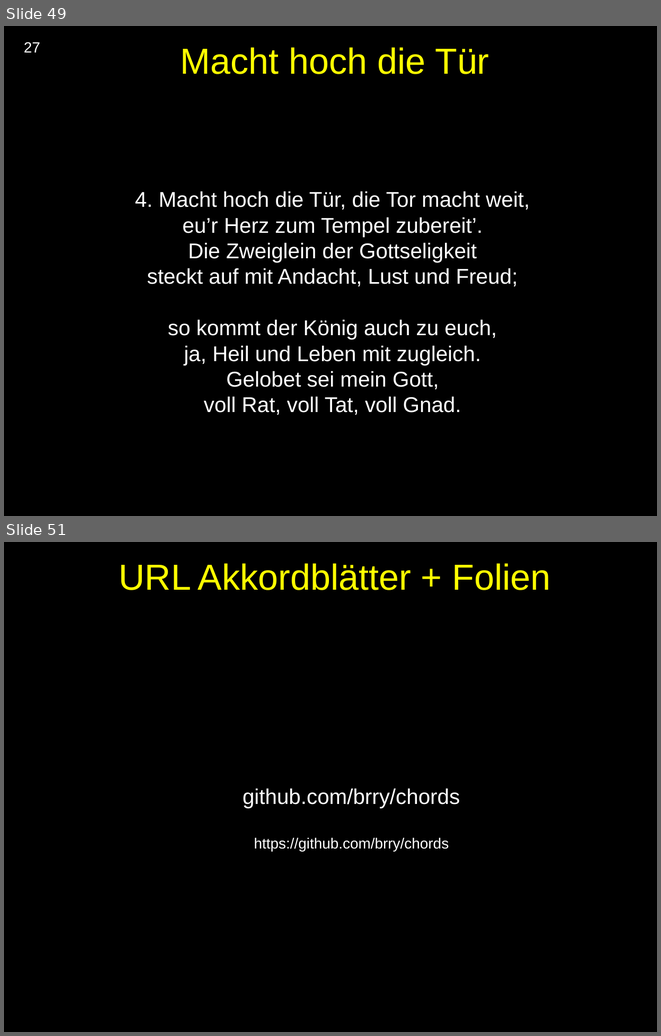
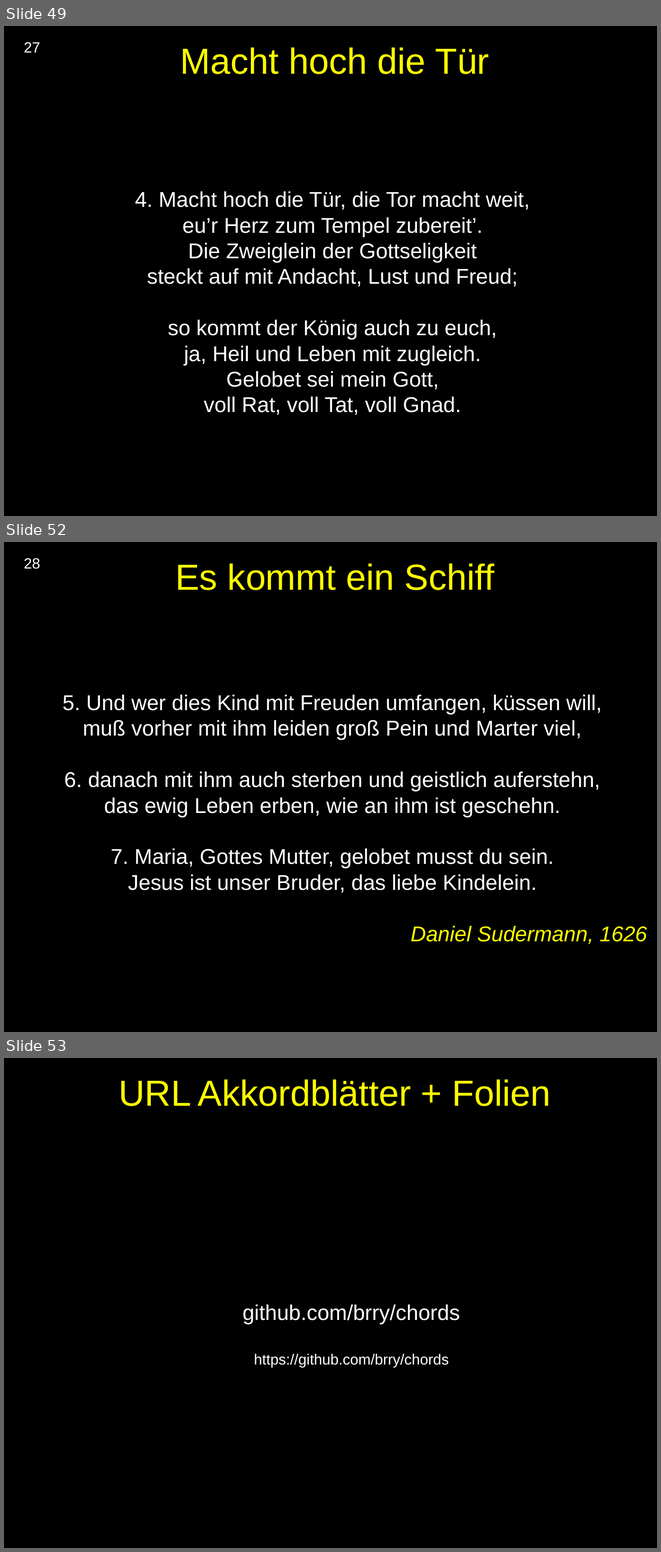
Before and after one commit to brry/chords, a slide deck: Christmas/ChristmasMusic_Pres.odp. Shown one above the other, each under a label of ours: slides 49 and 51 before the commit, slides 49, 52 and 53 after it; the slides between them are not shown. The pictures are 661x1036 and 661x1552 pixels, drawn with LibreOffice and Linux fonts; fonts in the diff are those of the drawing. Boxes give left, top, right and bottom in pixels: in the first picture for what was removed or moved away, otherwise in the second. Text is boxed around its words. In the diff, an @@ line names an element or a change of style, - is before the commit and + after.

```diff
--- a/Christmas/ChristmasMusic_Pres.odp
+++ b/Christmas/ChristmasMusic_Pres.odp
@@ slide 52 added at <box>4,542,657,1032</box>, background #000000 @@
@@ text added at <box>24,558,40,569</box>, 18 pt, text #FFFFFF @@
+28
@@ title added at <box>175,563,494,590</box>, 44 pt, text #FFFF00 @@
+Es kommt ein Schiff
@@ text added at <box>62,694,647,944</box>, 26 pt, text #FFFFFF @@
+5. Und wer dies Kind mit Freuden umfangen, küssen will,
+muß vorher mit ihm leiden groß Pein und Marter viel,
+6. danach mit ihm auch sterben und geistlich auferstehn,
+das ewig Leben erben, wie an ihm ist geschehn.
+7. Maria, Gottes Mutter, gelobet musst du sein.
+Jesus ist unser Bruder, das liebe Kindelein.
+Daniel Sudermann, 1626
@@ what was slide 51 is now slide 53 @@
```
Also in this commit, not shown: 1 slide changed, 1 other slide added, 5 other files.
